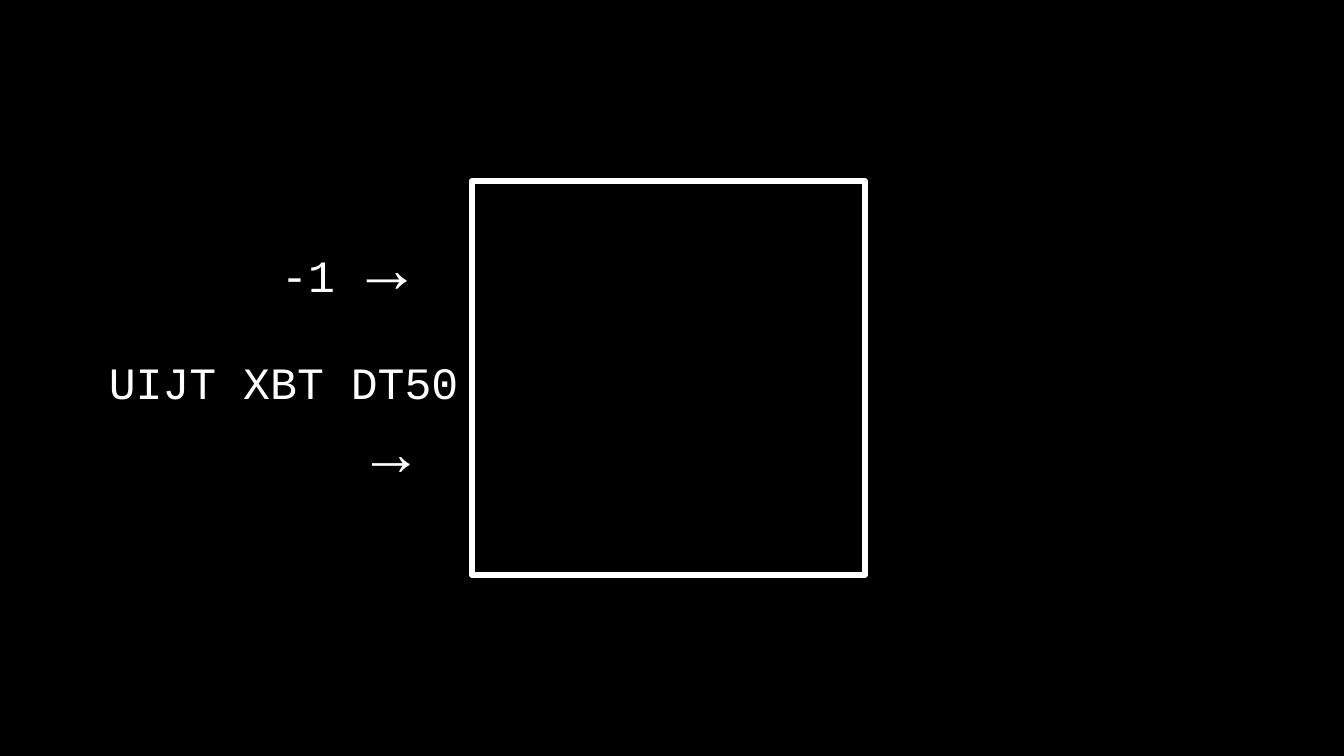
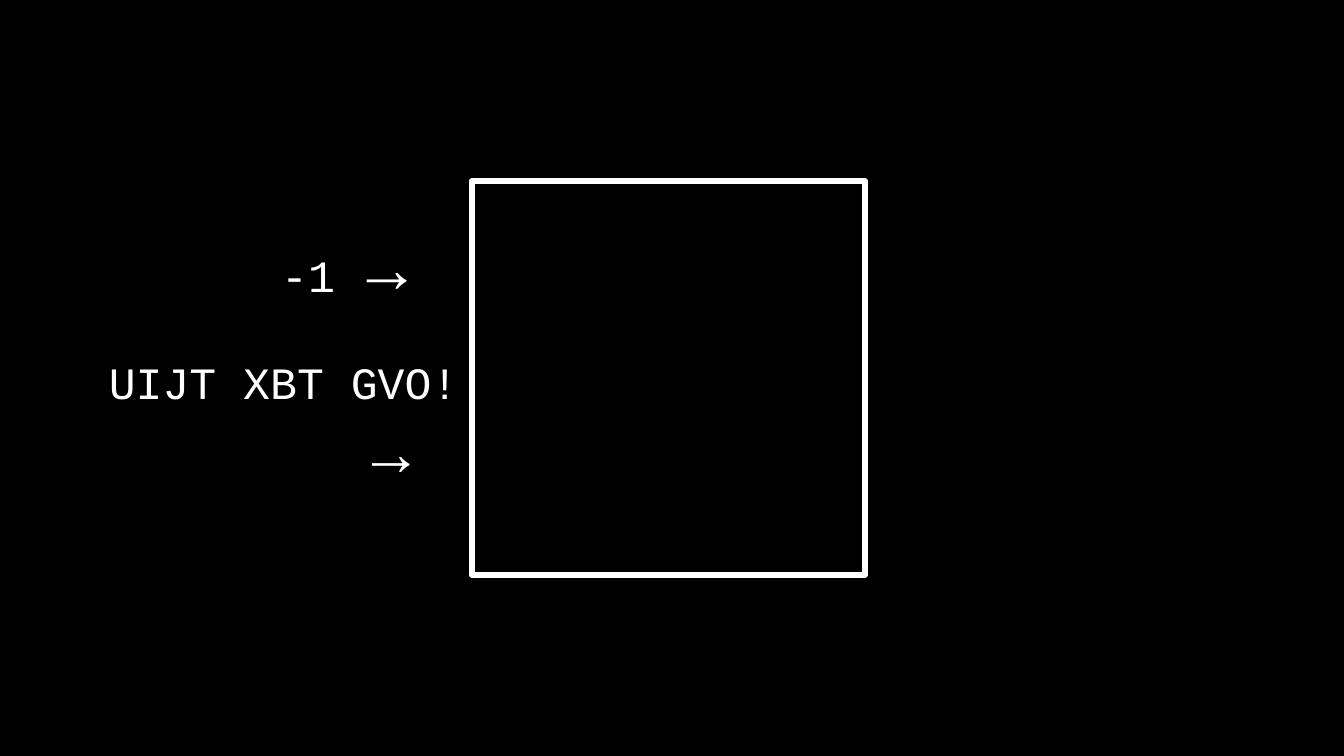
Before and after one commit to SQ4007-2025/website, a slide deck: slide 157 of lectures/slides_3.pptx. Drawn at 1344x756 pixels with LibreOffice and Linux fonts; fonts in the diff are those of the drawing. Boxes give left, top, right and bottom in pixels: in the first picture for what was removed or moved away, otherwise in the second. Text is boxed around its words. In the diff, an @@ line names an element or a change of style, - is before the commit and + after.

```diff
--- a/lectures/slides_3.pptx
+++ b/lectures/slides_3.pptx
@@ text at (109,369,459,400): text changed @@
-UIJT XBT DT50 →
+UIJT XBT GVO! →
```
Also in this commit, not shown: 10 other slides changed, 2 slides added, 1 slide removed, 4 other files.
